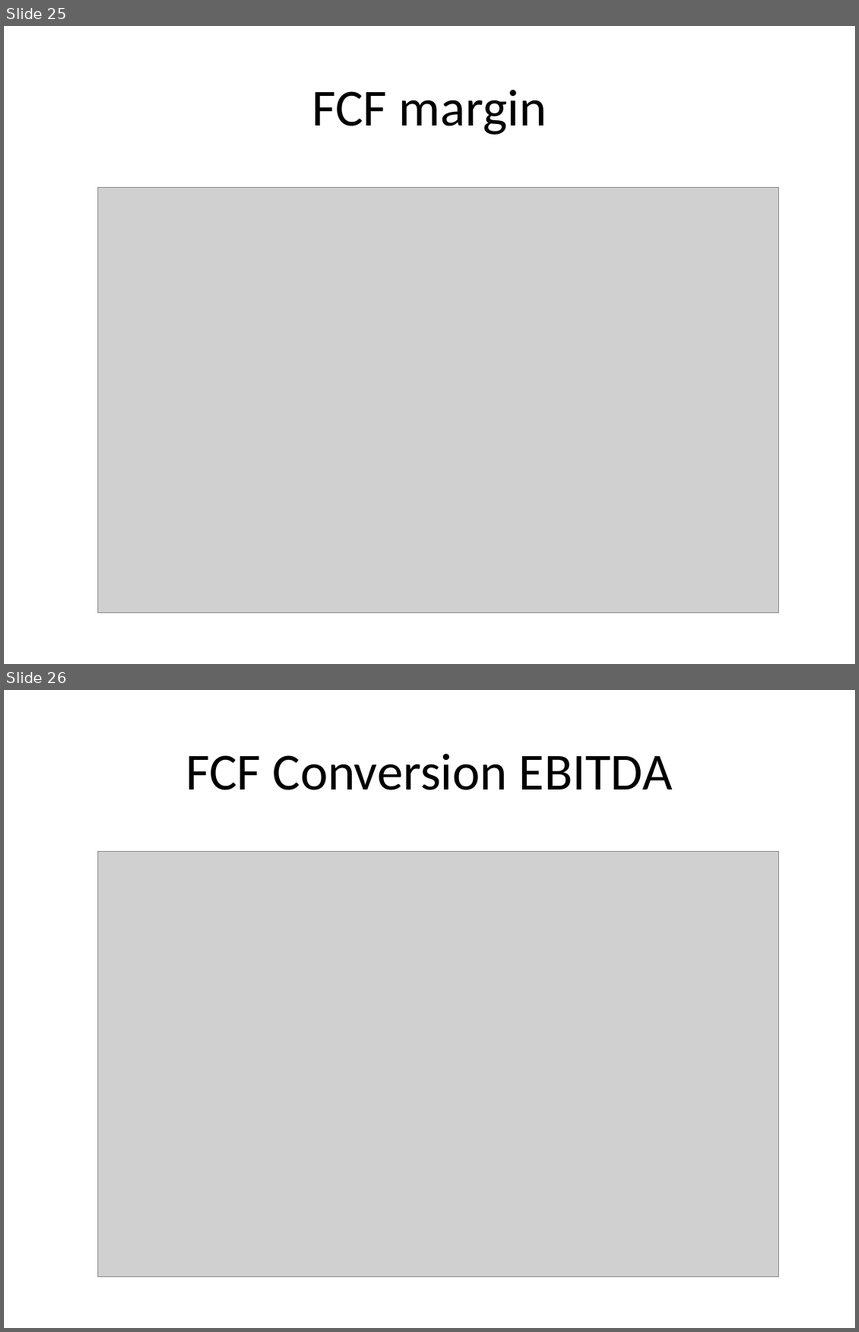
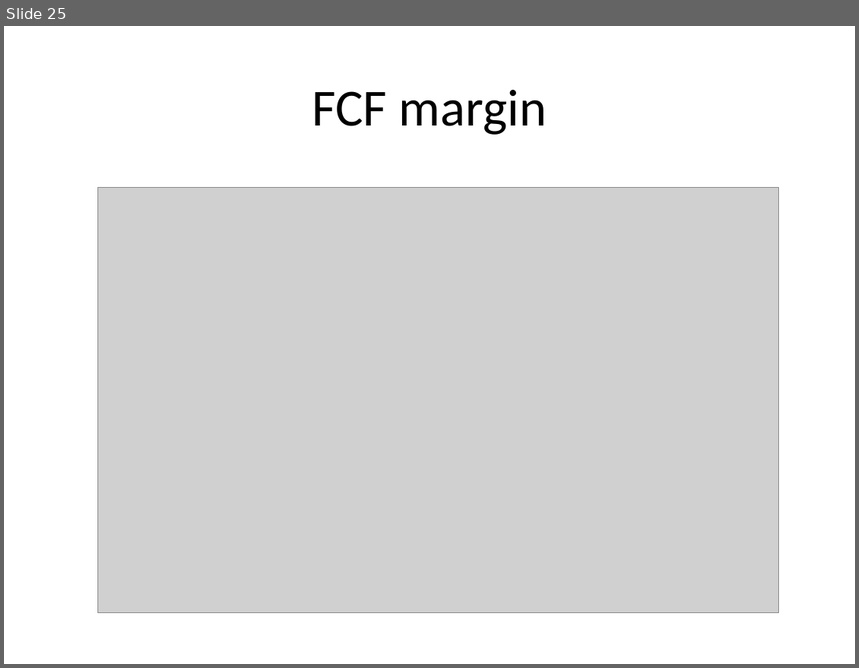
Before and after one commit to Mathiascalifornia/Fundamental-Analysis, a slide deck: Output_english_example.pptx. Shown one above the other, each under a label of ours: slides 25 and 26 before the commit, slide 25 after it. The pictures are 859x1332 and 859x668 pixels, drawn with LibreOffice and Linux fonts; fonts in the diff are those of the drawing; grey boxes stand for pictures. Boxes give left, top, right and bottom in pixels: in the first picture for what was removed or moved away, otherwise in the second. Text is boxed around its words. In the diff, an @@ line names an element or a change of style, - is before the commit and + after.

```diff
--- a/Output_english_example.pptx
+++ b/Output_english_example.pptx
@@ slide 26 removed at bbox=[4, 690, 855, 1328], background #FFFFFF @@
@@ title removed at bbox=[186, 754, 673, 790] @@
-FCF Conversion EBITDA
@@ picture removed at bbox=[97, 852, 778, 1277] @@
```
Also in this commit, not shown: 4 slides changed, 2 slides added, 2 other slides removed, 7 other files.
